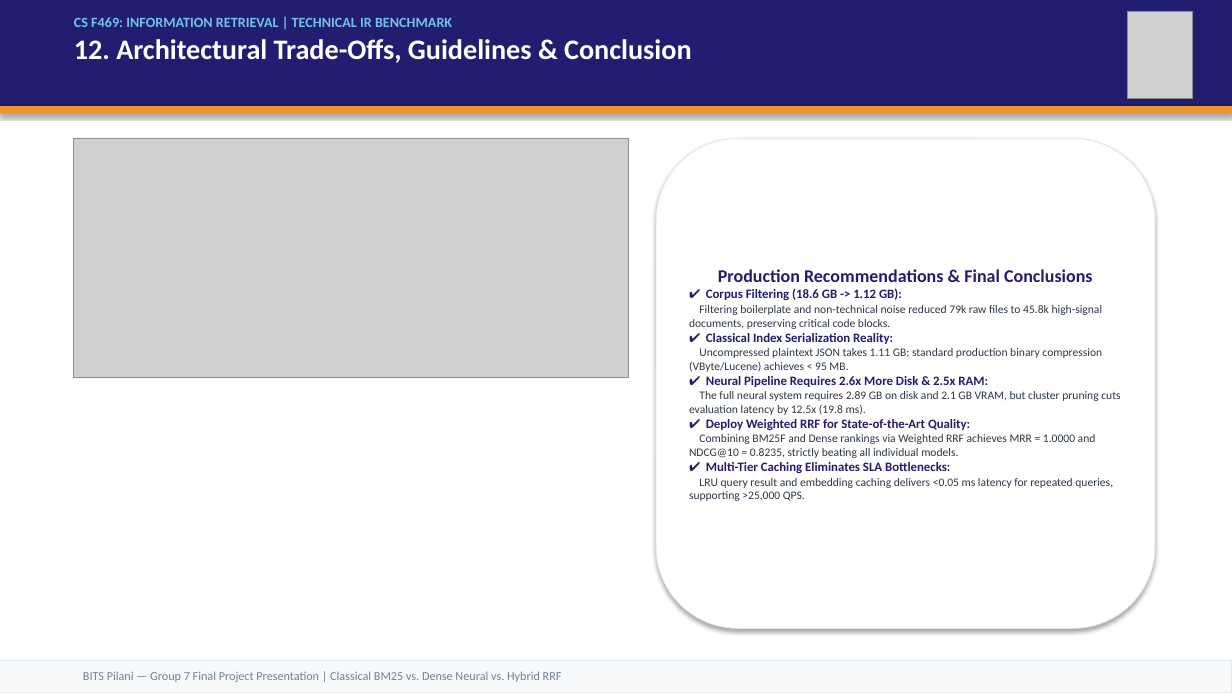
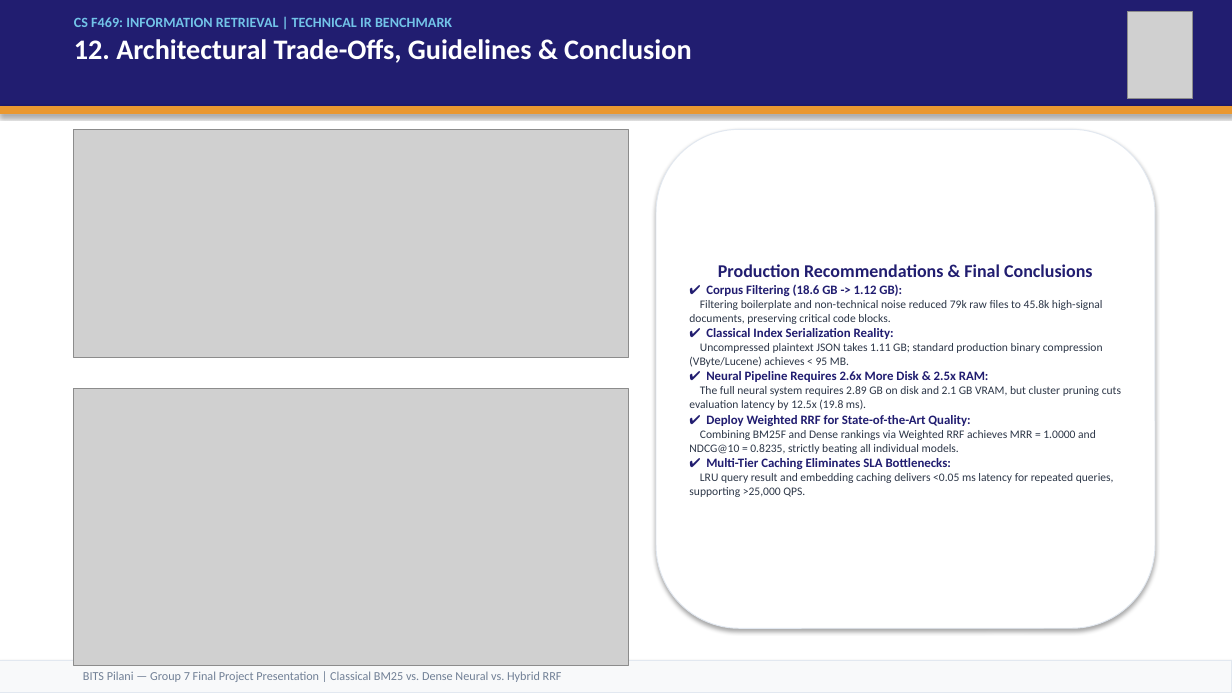
Before and after one commit to vishrutbhushan/ir-benchmark, a slide deck: slide 13 of presentation/IR_Benchmark_Presentation.pptx. Drawn at 1232x693 pixels with LibreOffice and Linux fonts; fonts in the diff are those of the drawing; grey boxes stand for pictures. Boxes give left, top, right and bottom in pixels: in the first picture for what was removed or moved away, otherwise in the second. Text is boxed around its words. In the diff, an @@ line names an element or a change of style, - is before the commit and + after.

```diff
--- a/presentation/IR_Benchmark_Presentation.pptx
+++ b/presentation/IR_Benchmark_Presentation.pptx
@@ picture: place and size @@
-picture at [74, 139, 628, 378]
+picture at [74, 129, 628, 358]
@@ rounded rectangle "Production Recommendations & Final Conclusions": place and size @@
-rounded rectangle "Production Recommendations & Final Conclusions" at [656, 139, 1155, 628]
+rounded rectangle "Production Recommendations & Final Conclusions" at [656, 129, 1155, 628]
@@ picture added at [74, 388, 628, 665] @@
```
Also in this commit, not shown: 4 other slides changed, 6 other files.
